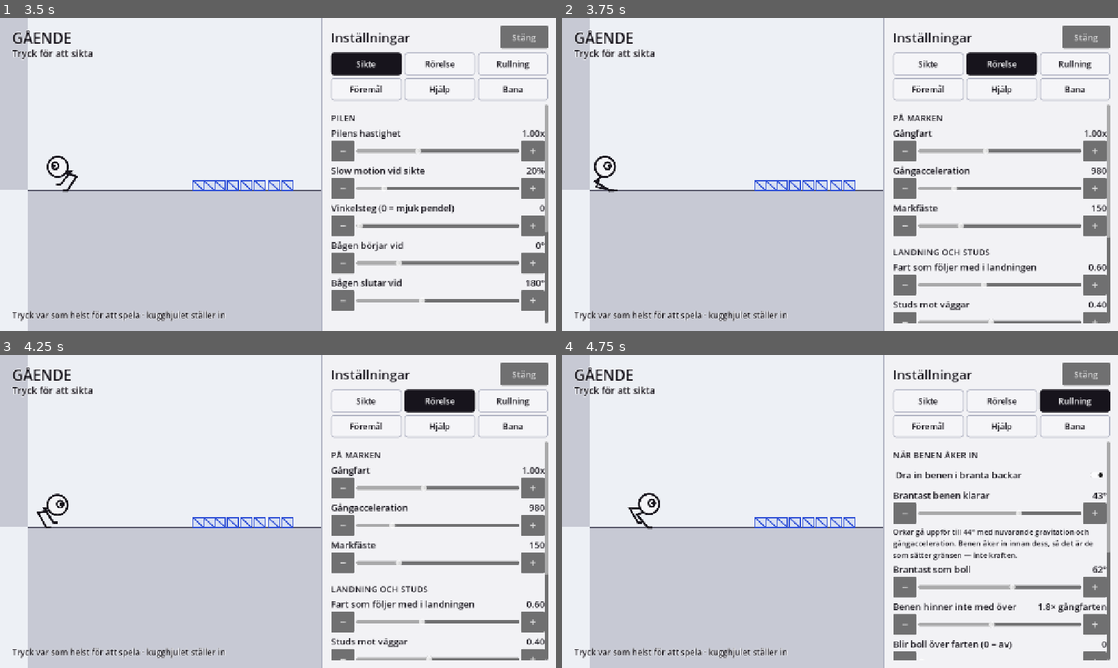
Above: before the commit, frames 1-4 (two rows, left to right).
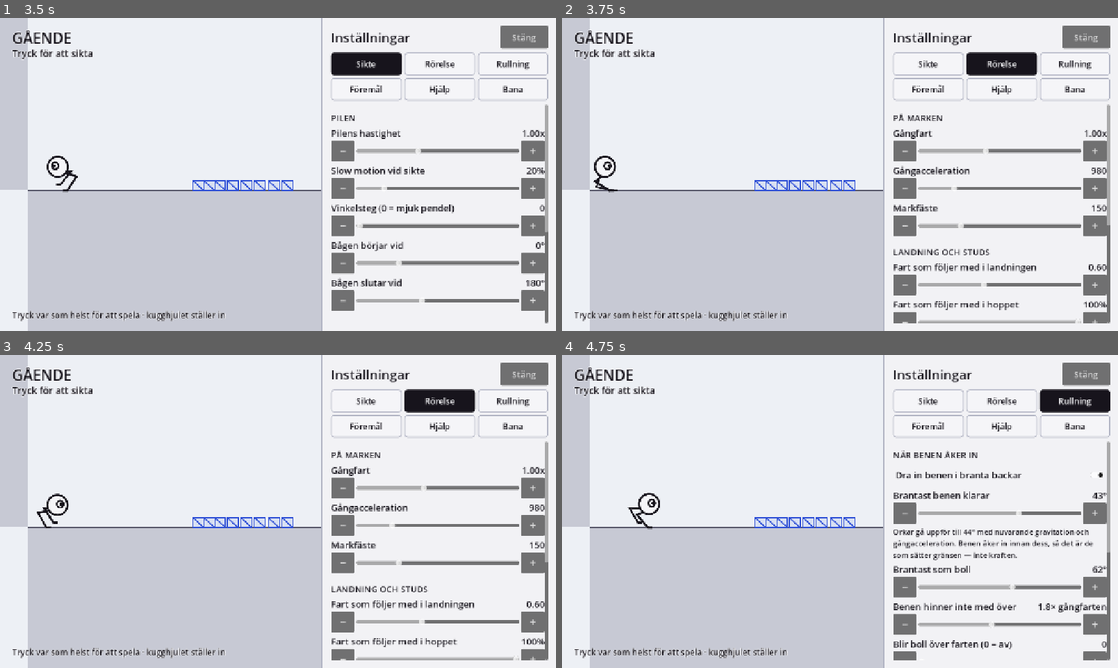
Above: after the commit, the same moments.

Repository: ojojboll-ui/Robo-ball
Game: Godot game, scene res://main/main.tscn
Same seed, same stepped clock (60 frames per second), same inputs: the game is played once before the commit and once after it.
Inputs:
- Up to frame 1 (3.5 s): click "⚙" at 0.5 s; click "Stäng" at 1.25 s; click "⚙" at 2 s; click "Sikte" at 2.75 s
- Up to frame 2 (3.75 s): click "Rörelse" at 3.5 s
- Up to frame 3 (4.25 s): no input
- Up to frame 4 (4.75 s): click "Rullning" at 4.25 s

Frame 1 is identical in both runs. In frame 2, 0.5% of the frame differs, in the area x 59-99%, y 66-98%; in frame 3, 0.5%; in frame 4, nothing differs.

Commit message:
Hoppet blir ett avstamp, och svängen går i riktig tid
Tre saker, och den första var en missuppfattning från min sida.

**Svängningen går i riktig tid.** Ett tryck betyder inte längre "släpp" utan
"sikta": pendeln fryses, pilen sveper i slow motion, och nästa tryck skickar
iväg honom. Tempot ligger alltså i siktet, där det redan är en inställning, och
inte i själva svängen. Farten väntar medan man väljer riktning, så den rinner
inte bort medan man bestämmer sig — och den som inte trycker svänger vidare.
Slow motion redan under hängandet finns kvar som ett kryss men är av som grund,
och sparade profiler flyttas över.

**Farten följer med i hoppet.** Förut reste han sig och startade om: en rullning
i 500 px/s plus ett hopp på 45 grader gav 685 px/s, alltså exakt lika mycket som
ett stillastående hopp. Nu läggs hoppkraften ovanpå farten han redan har, och
samma hopp ger 1114 px/s snett uppåt — han skjuter ifrån. Han reser sig inte
heller längre för att sikta mitt i en rullning; bollen är kvar, för det är den
som rullar.

Andelen är ett reglage med 100 % som grundvärde, precis som DESIGN.md 4a
förutsåg för två veckor sedan. Förhandsbanan räknar in den medföljande farten —
annars skulle den prickade linjen ljuga så fort man siktar i rörelse. I luften
gäller den inte: där finns inget att skjuta ifrån, och ett dubbelhopp som byggde
på sig självt vore något annat än ett omtag.

Mätt, hopp på 45° ur en rullning: 0 % ger 685 px/s oavsett fart, 50 % ger 890
och 100 % ger 1114 vid 500 px/s ingående. Ju fortare han rullar desto flackare
och längre blir hoppet.

**Stången är bara sin prick.** Fästet och stången ut ur väggen är borta — det man
behöver läsa av är punkten han svänger runt, inte hur den sitter fast.

Co-Authored-By: Claude Opus 5 <noreply@anthropic.com>
Claude-Session: https://claude.ai/code/session_01BFuXiawrAFSoffrH8t6SUi

Diff:
--- a/game/actor/robo_ball.gd
+++ b/game/actor/robo_ball.gd
@@ -57,6 +57,8 @@
 var _aim_elapsed := 0.0
 var _air_jumps_used := 0
 var _aim_from_air := false
+var _aim_from_roll := false
+var _carried := Vector2.ZERO
 var _airborne_frames := 0
 ## Lämnade han marken som boll? Då stannar han boll hela vägen genom luften.
 var _left_ground_rolling := false
@@ -314,7 +316,15 @@
 		aim_deg = Settings.aim_min_deg + roundf((aim_deg - Settings.aim_min_deg) / step) * step
 
 	if Settings.aim_timeout > 0.0 and _aim_elapsed > Settings.aim_timeout:
-		_set_state(State.AIR if _aim_from_air else _stance_for_slope())
+		_end_aim_without_launch()
+
+## Siktet tar slut utan hopp: tillbaka dit han kom ifrån, med pendeln igång igen.
+func _end_aim_without_launch() -> void:
+	if _swing != null:
+		_swing.frozen = false
+		_set_state(State.HANG)
+		return
+	_set_state(State.AIR if _aim_from_air else _stance_for_slope())
 
 func _process_air(delta: float) -> void:
 	# Golvsnäppet hör till en gående kontroller som ska följa med nedför en
@@ -499,7 +509,7 @@
 			if Settings.control_variant == Settings.ControlVariant.CLASSIC:
 				_launch()
 		State.HANG:
-			_release_swing()
+			_begin_aim()
 		State.AIR:
 			# Dubbelhopp: samma två tryck som på marken, mitt i luften. RB
 			# stannar upp medan pilen svepar, så förmågan lägger till räckvidd
@@ -516,6 +526,13 @@
 	_aim_elapsed = 0.0
 	_sweep_t = 0.0
 	_aim_from_air = state == State.AIR
+	_aim_from_roll = state == State.ROLL
+	_carried = _momentum_now()
+	if _swing != null:
+		# Pendeln fryses medan han siktar. Farten är redan sparad och kommer
+		# tillbaka i hoppet — det är därför man kan sikta mitt i en sväng utan
+		# att den fart man byggt upp rinner bort medan man bestämmer sig.
+		_swing.frozen = true
 	if Settings.control_variant == Settings.ControlVariant.AUTO_AIM:
 		_auto_angle = _pick_best_angle()
 		aim_deg = _auto_angle
@@ -523,17 +540,43 @@
 
 var _auto_angle := 90.0
 
+## Hoppet är ett avstamp, inte en omstart.
+##
+## Farten han redan har läggs till hoppkraften i stället för att kastas bort.
+## Rullar han fort och trycker, skjuter han ifrån och far iväg fortare än
+## hoppkraften ensam räcker till — förut reste han sig och tappade allt han
+## byggt upp. Andelen är ett reglage, och i luften gäller den inte: där finns
+## inget att skjuta ifrån.
 func _launch() -> void:
-	# Ett hopp är en handling med benen: han skjuter ifrån och far iväg som RB,
-	# inte som en boll som råkar vara i luften.
 	_left_ground_rolling = false
 	if _aim_from_air:
 		_air_jumps_used += 1
+	if _swing != null:
+		_swing.release()
+		_swing = null
 	var a := deg_to_rad(aim_deg)
-	velocity = Vector2(cos(a), -sin(a)) * Settings.jump_power
+	velocity = Vector2(cos(a), -sin(a)) * Settings.jump_power + launch_carry()
 	ground_speed = 0.0
 	facing = 1 if velocity.x >= 0.0 else -1
 	_set_state(State.AIR)
+
+## Farten som följer med in i hoppet.
+func launch_carry() -> Vector2:
+	if _aim_from_air:
+		return Vector2.ZERO
+	return _carried * Settings.momentum_carry
+
+## Rörelsen han har just nu, oavsett vilket läge han är i.
+func _momentum_now() -> Vector2:
+	match state:
+		State.HANG:
+			if _swing != null:
+				return _swing.tangent() * _swing.omega * _swing.radius()
+			return Vector2.ZERO
+		State.AIR:
+			return velocity
+		_:
+			return tangent() * ground_speed
 
 func _set_state(next: State) -> void:
 	if state == next:
@@ -549,6 +592,7 @@
 	# Slow motion är samma parameter som vid sikte, och går att stänga av.
 	WorldClock.set_slowmo(state == State.AIM
 		or (state == State.HANG and Settings.hang_slowmo))
+
 	state_changed.emit(state)
 
 ## Vill han vara boll just nu? Rullande alltid — men också på väg ner mot en yta
@@ -557,6 +601,11 @@
 ## komma hinner han vika ihop sig och anländer som den boll backen kräver.
 func _wants_ball() -> bool:
 	if state == State.ROLL:
+		return true
+	# Siktar han mitt i en rullning stannar han boll. Att resa sig för att sikta
+	# och sedan sätta sig igen är både fult och fel: farten han rullar med är
+	# kvar, och det är den han skjuter ifrån med.
+	if state == State.AIM and _aim_from_roll:
 		return true
 	if state != State.AIR or not Settings.auto_roll:
 		return false
@@ -690,7 +739,9 @@
 ## och därför auto-siktet kan välja åt spelaren.
 func simulate(angle_deg: float, steps: int = SIM_STEPS) -> Dictionary:
 	var a := deg_to_rad(angle_deg)
-	return simulate_from(Vector2(cos(a), -sin(a)) * Settings.jump_power, steps)
+	# Farten som följer med räknas in, annars ljuger den prickade linjen så fort
+	# han siktar mitt i en rullning eller en sväng.
+	return simulate_from(Vector2(cos(a), -sin(a)) * Settings.jump_power + launch_carry(), steps)
 
 ## Samma kastbana, men från en fart man redan har i stället för från en vinkel.
 ## Det är den som ritas medan han hänger: banan där kommer inte ur hoppkraften
--- a/game/core/settings.gd
+++ b/game/core/settings.gd
@@ -100,7 +100,10 @@
 var swing_damping := 0.12      ## hur fort en trapets eller lian tappar sin sväng
 var swing_grab := true         ## hakar fast av sig själv när han far förbi
 var swing_grab_radius := 70.0  ## px, hur nära greppet han måste komma
-var hang_slowmo := true        ## sakta ner världen medan han hänger, så släppet blir ett val
+var hang_slowmo := false       ## sakta ner världen redan medan han hänger (siktet saktar ändå ner)
+## Hur mycket av farten han redan har som följer med in i hoppet. 1.0 = allt:
+## hoppkraften läggs ovanpå, alltså skjuter han ifrån i stället för att starta om.
+var momentum_carry := 1.0
 var level_index := 0
 var panel_tab := 0            ## vilken flik i inställningspanelen som var öppen
 
@@ -163,6 +166,7 @@
 		"swing_grab": swing_grab,
 		"swing_grab_radius": swing_grab_radius,
 		"hang_slowmo": hang_slowmo,
+		"momentum_carry": momentum_carry,
 		"level_index": level_index,
 		"panel_tab": panel_tab,
 	}
@@ -213,6 +217,7 @@
 	swing_grab = bool(data.get("swing_grab", swing_grab))
 	swing_grab_radius = float(data.get("swing_grab_radius", swing_grab_radius))
 	hang_slowmo = bool(data.get("hang_slowmo", hang_slowmo))
+	momentum_carry = float(data.get("momentum_carry", momentum_carry))
 	level_index = int(data.get("level_index", level_index))
 	panel_tab = int(data.get("panel_tab", panel_tab))
 	changed.emit()
@@ -252,6 +257,10 @@
 		# 43, och glappet däremellan var ett fel man kunde se.
 		if is_equal_approx(float(data.get("walk_accel", 0.0)), 900.0):
 			data.erase("walk_accel")
+		# Hängandet gick förut i slow motion. Nu svänger han i realtid och det är
+		# siktet som saktar ner, så en sparad etta är en inställning vi övergett.
+		if bool(data.get("hang_slowmo", false)):
+			data.erase("hang_slowmo")
 		apply(data)
 
 func notify_changed() -> void:
--- a/game/ui/hud.gd
+++ b/game/ui/hud.gd
@@ -52,4 +52,4 @@
 			_hint_label.text = ""
 		RoboBall.State.HANG:
 			_state_label.text = "HÄNGER"
-			_hint_label.text = "Tryck för att släppa — farten följer med"
+			_hint_label.text = "Tryck för att sikta — farten följer med"
--- a/game/ui/tuning_panel.gd
+++ b/game/ui/tuning_panel.gd
@@ -224,6 +224,8 @@
 	_section("Landning och studs")
 	_slider("Fart som följer med i landningen", 0.0, 1.5, 0.05, Settings.landing_redirect,
 		func(v: float) -> void: Settings.landing_redirect = v, "%.2f")
+	_slider("Fart som följer med i hoppet", 0.0, 1.0, 0.05, Settings.momentum_carry,
+		func(v: float) -> void: Settings.momentum_carry = v, "%.0f%%", 100.0)
 	_slider("Studs mot väggar", 0.0, 0.9, 0.05, Settings.wall_bounce,
 		func(v: float) -> void: Settings.wall_bounce = v, "%.2f")
 	_slider("Knuffkraft mot föremål", 0.1, 2.0, 0.05, Settings.push_force,
@@ -295,7 +297,7 @@
 		func(v: float) -> void: Settings.swing_grab_radius = v, "%.0f px")
 	_slider("Hur fort svängen dör ut", 0.0, 1.0, 0.02, Settings.swing_damping,
 		func(v: float) -> void: Settings.swing_damping = v, "%.2f")
-	_check("Slow motion medan han hänger", Settings.hang_slowmo,
+	_check("Slow motion redan medan han hänger", Settings.hang_slowmo,
 		func(v: bool) -> void: Settings.hang_slowmo = v)
 
 func _tab_help() -> void:
--- a/game/world/swing.gd
+++ b/game/world/swing.gd
@@ -41,6 +41,8 @@
 var angle := 0.0        ## radianer från rakt ner, positivt åt höger
 var omega := 0.0        ## vinkelfart, radianer per sekund
 var rider: Node2D = null
+## Sant medan han siktar: pendeln står stilla och farten väntar i hoppet.
+var frozen := false
 
 var _cooldown := 0.0
 
@@ -51,7 +53,7 @@
 	if _cooldown > 0.0:
 		_cooldown -= delta
 	# En fast stång rör sig inte av sig själv; bara den som hänger i den gör det.
-	if kind == Kind.VINE or rider != null:
+	if not frozen and (kind == Kind.VINE or rider != null):
 		omega += -(Settings.rb_gravity / radius()) * sin(angle) * delta
 		omega -= omega * Settings.swing_damping * delta
 		angle += omega * delta
@@ -107,6 +109,7 @@
 ## som träffar för rakt hör inte hemma i det här spelet.
 func grab(body: Node2D) -> void:
 	rider = body
+	frozen = false
 	if kind == Kind.BAR:
 		angle = _hook_angle(body.velocity)
 	else:
@@ -128,6 +131,7 @@
 func release() -> Vector2:
 	var out_velocity := tangent() * omega * radius()
 	rider = null
+	frozen = false
 	_cooldown = REGRAB_DELAY
 	return out_velocity
 
@@ -141,9 +145,9 @@
 func _draw() -> void:
 	var p := pivot() - global_position
 	if kind == Kind.BAR:
-		# Fästet i väggen och själva stången ut ur den.
-		draw_line(Vector2(0.0, -13.0), Vector2(0.0, 13.0), Palette.GROUND_EDGE, 9.0)
-		draw_line(Vector2.ZERO, p, Palette.GROUND_EDGE, 8.0)
+		# Bara greppet självt syns. Fästet och stången ut ur väggen är borta med
+		# flit: det man behöver läsa av är punkten han svänger runt, inte hur den
+		# sitter fast.
 		draw_circle(p, 7.0, Palette.GROUND_EDGE)
 	else:
 		# Lianen ritas som korta segment som hänger efter i svängen, så att den
Not shown, changed: README.md
Not shown, changed: docs/DECISIONS.md
Not shown, changed: docs/DESIGN.md
Not shown, changed: docs/METRICS.md
